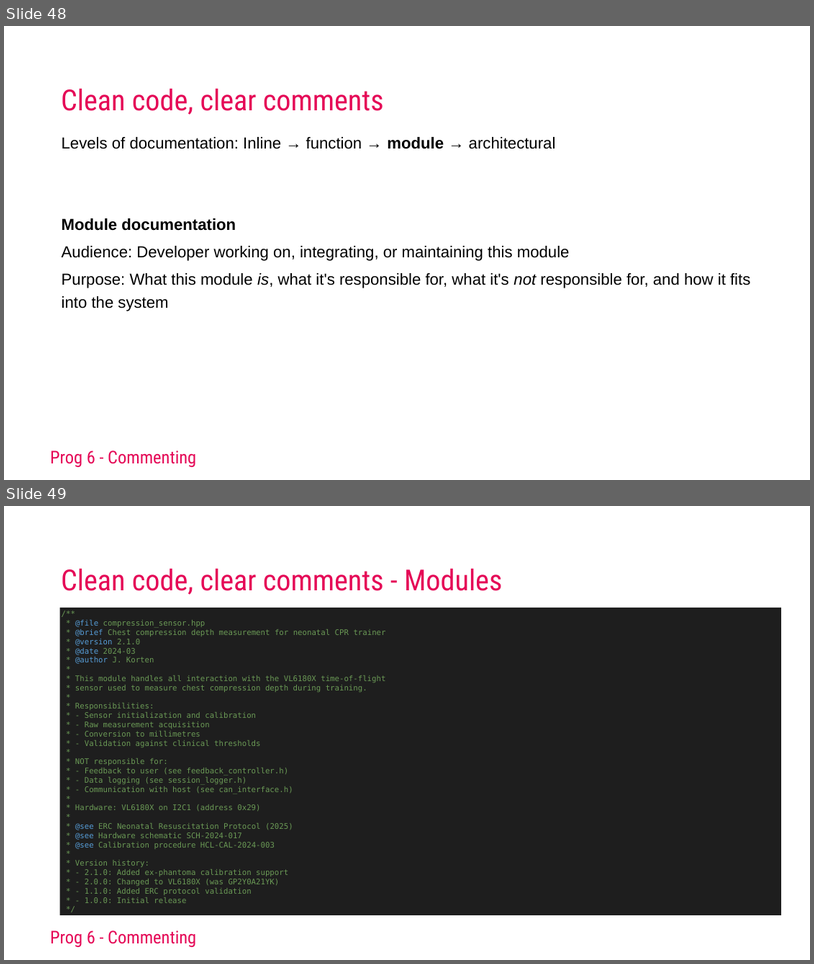
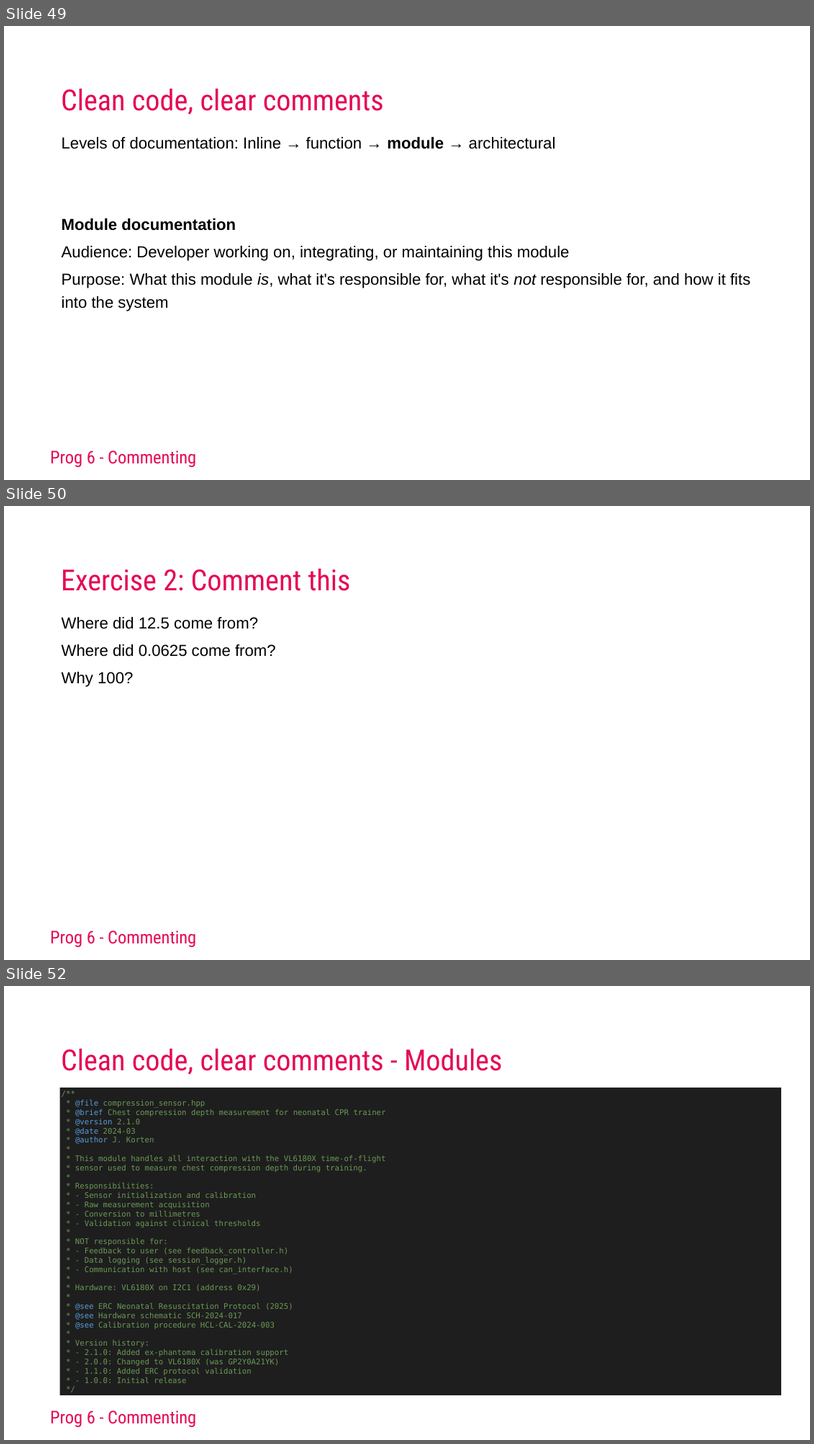
Before and after one commit to AEAEmbedded/ESE_PROG, a slide deck: Workshops/Commenting/Keynotes/Workshop Commenting 2025.pptx. Shown one above the other, each under a label of ours: slides 48 and 49 before the commit, slides 49, 50 and 52 after it; the slides between them are not shown. The pictures are 814x964 and 814x1444 pixels, drawn with LibreOffice and Linux fonts; fonts in the diff are those of the drawing; background and template pictures are left out. Boxes give left, top, right and bottom in pixels: in the first picture for what was removed or moved away, otherwise in the second. Text is boxed around its words. In the diff, an @@ line names an element or a change of style, - is before the commit and + after.

Commit message:
Enh Workshop commenting

```diff
--- a/Workshops/Commenting/Keynotes/Workshop Commenting 2025.pptx
+++ b/Workshops/Commenting/Keynotes/Workshop Commenting 2025.pptx
@@ slide 50 added at (4,506,810,960), background #FFFFFF; not listed: 1 template element that a slide beside it also shows @@
@@ title added at (61,568,351,591), 69 pt, text #E50856 @@
+Exercise 2: Comment this
@@ text added at (62,617,276,687), 38 pt, text #000000 @@
+Where did 12.5 come from?
+Where did 0.0625 come from?
+Why 100?
@@ what was slide 48 is now slide 49 @@
@@ what was slide 49 is now slide 52 @@
```
Also in this commit, not shown: 16 other slides added, 10 other files.
